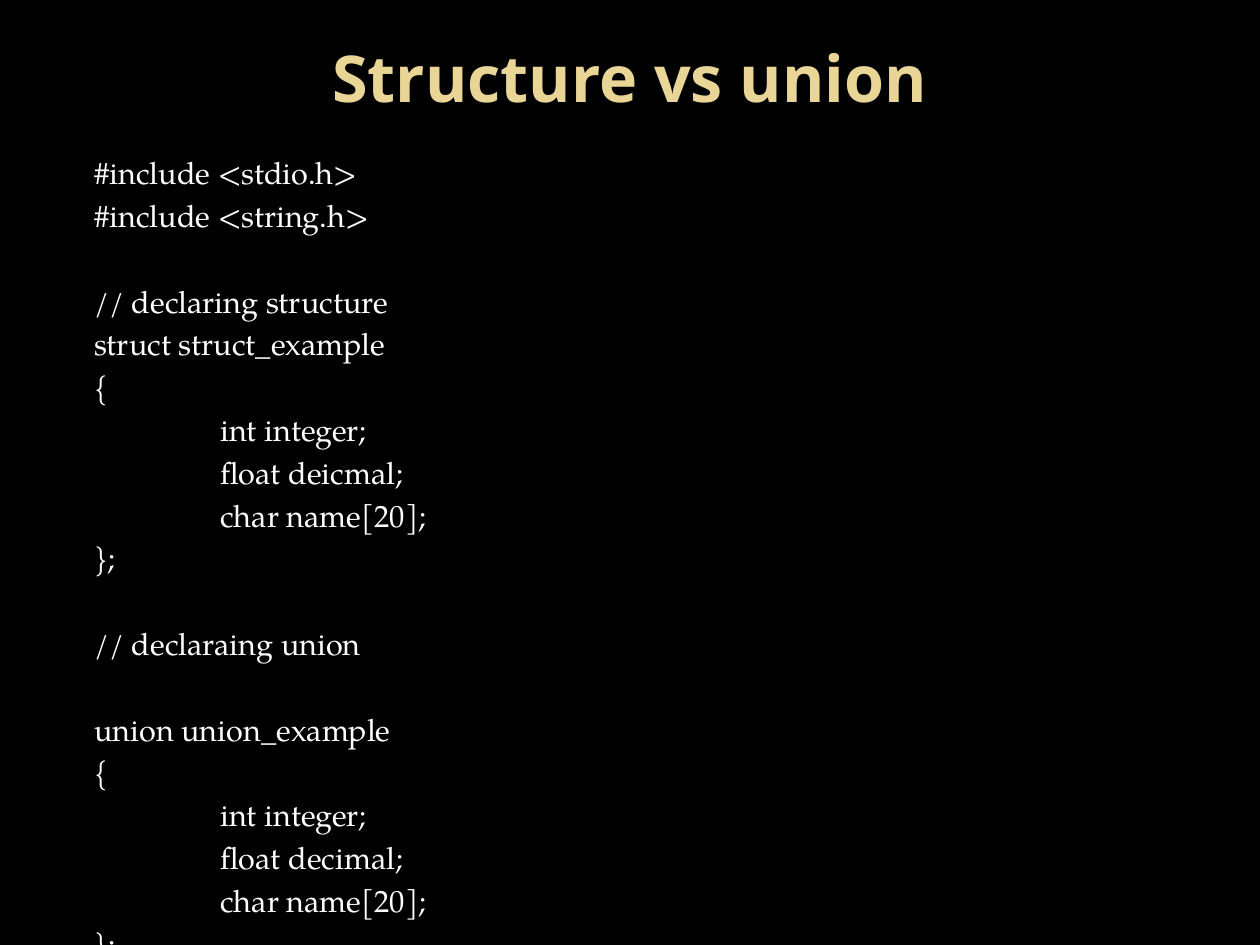
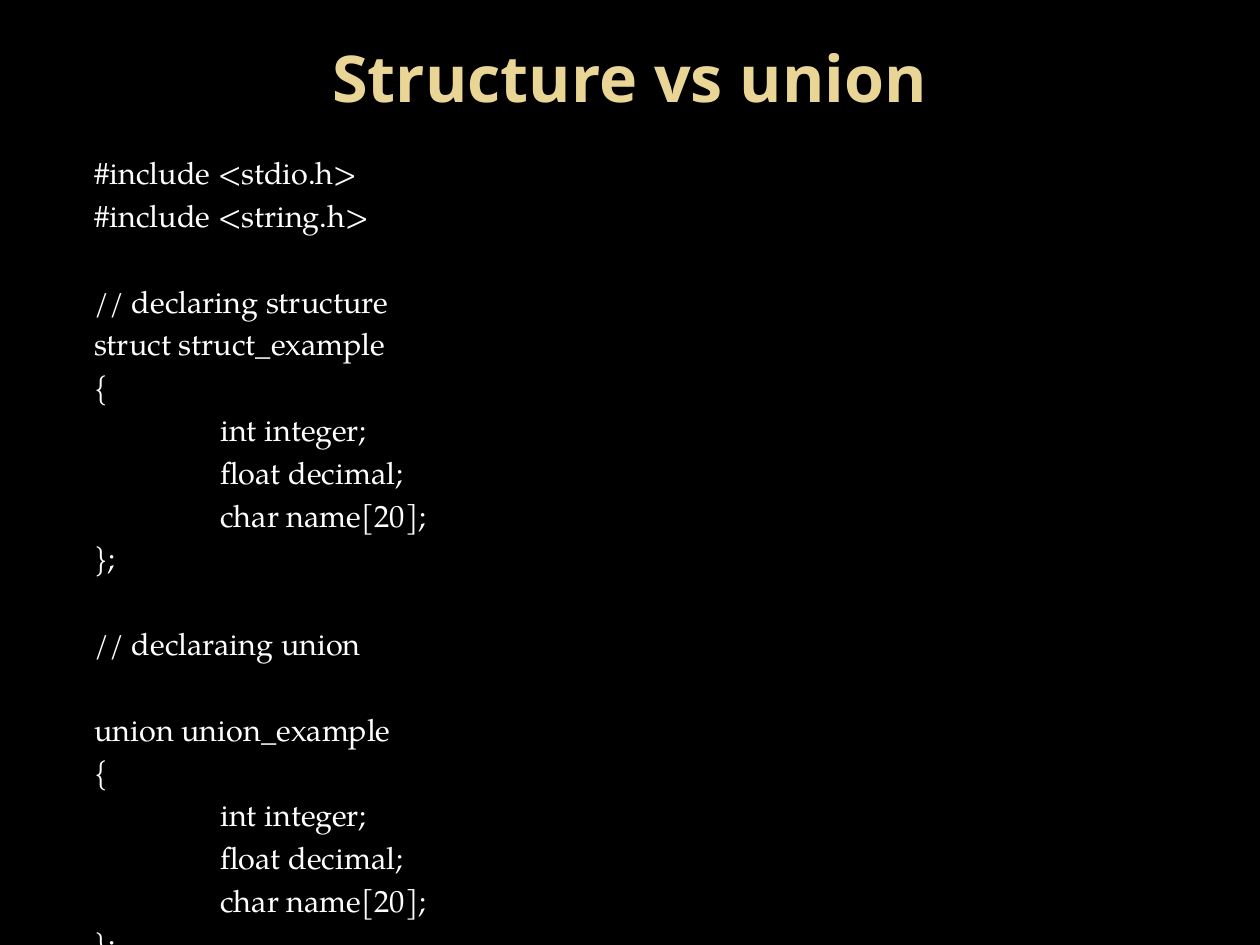
Before and after one commit to Mahesh-7/C_Programs, a slide deck: slide 12 of PPT/structure.pptx (slide 5 before the commit). Drawn at 1260x945 pixels with LibreOffice and Linux fonts; fonts in the diff are those of the drawing; background and template pictures are left out. Boxes give left, top, right and bottom in pixels: in the first picture for what was removed or moved away, otherwise in the second. Text is boxed around its words. In the diff, an @@ line names an element or a change of style, - is before the commit and + after.

```diff
--- a/PPT/structure.pptx
+++ b/PPT/structure.pptx
@@ text at (220, 461, 404, 489): text changed @@
-float deicmal;
+float decimal;
```
Also in this commit, not shown: 4 other slides changed, 8 slides added.
